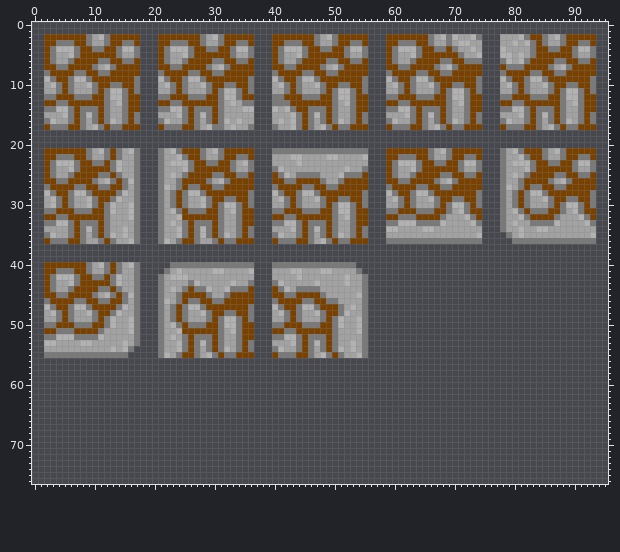
Sprite sheet -- src/assets/sprites/world/cliff.png. Above is the file before it was changed.
The file is 77x77 pixels. The old version is drawn lined up with the new one.
After the commit:
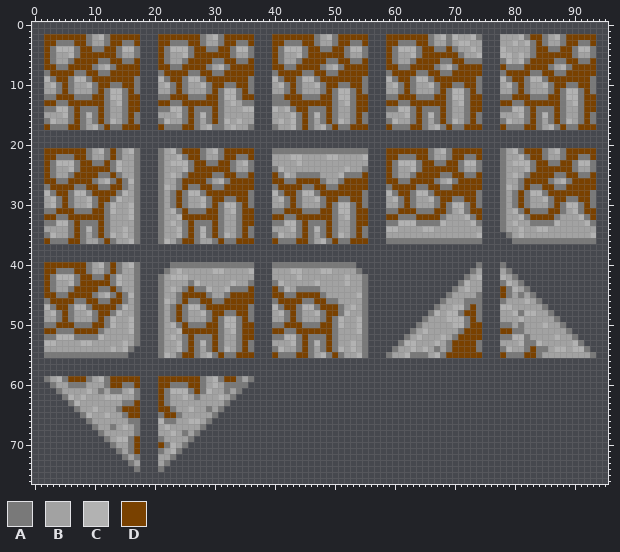
Palette (. is transparent): A #797979  B #a2a2a2  C #b2b2b2  D #794100
Log entry: add cliff angle pieces
What changed:
{"change": "canvas 77x77 -> 96x77; drawings rearranged on the sheet (the old picture shows each at its new place)"}
{"y":40,"x":74,"old":".","new":"A"}
{"y":40,"x":78,"old":".","new":"A"}
{"y":41,"x":73,"old":"..","new":"AB"}
{"y":41,"x":78,"old":"..","new":"BA"}
{"y":42,"x":72,"old":"...","new":"ABC"}
{"y":42,"x":78,"old":"...","new":"CBA"}
{"y":43,"x":71,"old":"....","new":"ACBB"}
{"y":43,"x":78,"old":"....","new":"ACBA"}
{"y":44,"x":70,"old":".....","new":"ABCBB"}
{"y":44,"x":78,"old":".....","new":"DACBA"}
{"y":45,"x":69,"old":"......","new":"ABBBBA"}
{"y":45,"x":78,"old":"......","new":"DABABA"}
{"y":46,"x":68,"old":".......","new":"ABBBAAA"}
{"y":46,"x":78,"old":".......","new":"ABBBCBA"}
{"y":47,"x":67,"old":"........","new":"ABBCCADA"}
{"y":47,"x":78,"old":"........","new":"CCBBBBBA"}
{"y":48,"x":66,"old":".........","new":"ACBCCADDA"}
{"y":48,"x":78,"old":".........","new":"BBCACCBBA"}
{"y":49,"x":65,"old":"..........","new":"ABBBCCCADA"}
{"y":49,"x":78,"old":"..........","new":"BBBCBBBBBA"}
{"y":50,"x":64,"old":"...........","new":"ABBBBBCCADD"}
{"y":50,"x":78,"old":"...........","new":"AABABBBCBBA"}
{"y":51,"x":63,"old":"............","new":"ABCBBBBBADDD"}
{"y":51,"x":78,"old":"............","new":"DDAABBBBBBBA"}
{"y":52,"x":62,"old":".............","new":"ABCBBBCBADDDD"}
{"y":52,"x":78,"old":".............","new":"AACCABBBBCBBA"}
{"y":53,"x":61,"old":"..............","new":"ACCBBBCBADDDDA"}
{"y":53,"x":78,"old":"..............","new":"BBBCAACBBBBBCA"}
{"y":54,"x":60,"old":"...............","new":"ABBCBCBABADDDDA"}
{"y":54,"x":78,"old":"...............","new":"ACBBADAABCCBCCA"}
{"y":55,"x":59,"old":"................","new":"ABBCAAABCADDDDDD"}
{"y":55,"x":78,"old":"................","new":"DAAADDABBBBBBBBA"}
{"y":59,"x":2,"old":"................","new":"ABCADDDABCADDDDD"}
{"y":59,"x":21,"old":"................","new":"DDDDDDDABCADDABA"}
{"y":60,"x":3,"old":"...............","new":"ABBAAABBBADDAAD"}
{"y":60,"x":21,"old":"...............","new":"DDAAADDABCBAAAA"}
{"y":61,"x":4,"old":"..............","new":"ABBBBCBABAABCA"}
{"y":61,"x":21,"old":"..............","new":"DACCCADACBBABA"}
{"y":62,"x":5,"old":".............","new":"ACBCBBBCCCBBA"}
{"y":62,"x":21,"old":".............","new":"DABBCBABBBCBA"}
{"y":63,"x":6,"old":"............","new":"ACBBBBBBBAAD"}
{"y":63,"x":21,"old":"............","new":"DABBBBBBBBBA"}
{"y":64,"x":7,"old":"...........","new":"ABBCBBBADDD"}
{"y":64,"x":21,"old":"...........","new":"DDABBCBBABA"}
{"y":65,"x":8,"old":"..........","new":"ACBBCBBADD"}
{"y":65,"x":21,"old":"..........","new":"ADDABBBBBA"}
{"y":66,"x":9,"old":".........","new":"ABBBBBBAA"}
{"y":66,"x":21,"old":".........","new":"CAABBCCBA"}
{"y":67,"x":10,"old":"........","new":"ABBABCBA"}
{"y":67,"x":21,"old":"........","new":"BCBBBBBA"}
{"y":68,"x":11,"old":".......","new":"ABBBBBA"}
{"y":68,"x":21,"old":".......","new":"BBCBABA"}
{"y":69,"x":12,"old":"......","new":"ABCCAD"}
{"y":69,"x":21,"old":"......","new":"ABBBBA"}
{"y":70,"x":13,"old":".....","new":"ABBAD"}
{"y":70,"x":21,"old":".....","new":"DACBA"}
{"y":71,"x":14,"old":"....","new":"ABAD"}
{"y":71,"x":21,"old":"....","new":"ABCA"}
{"y":72,"x":15,"old":"...","new":"ABA"}
{"y":72,"x":21,"old":"...","new":"BBA"}
{"y":73,"x":16,"old":"..","new":"AB"}
{"y":73,"x":21,"old":"..","new":"BA"}
{"y":74,"x":17,"old":".","new":"A"}
{"y":74,"x":21,"old":".","new":"A"}
{"label":"added","picture_box":[386,262,482,358]}
{"label":"added","picture_box":[500,262,596,358]}
{"label":"added","picture_box":[44,376,140,472]}
{"label":"added","picture_box":[158,376,254,472]}
